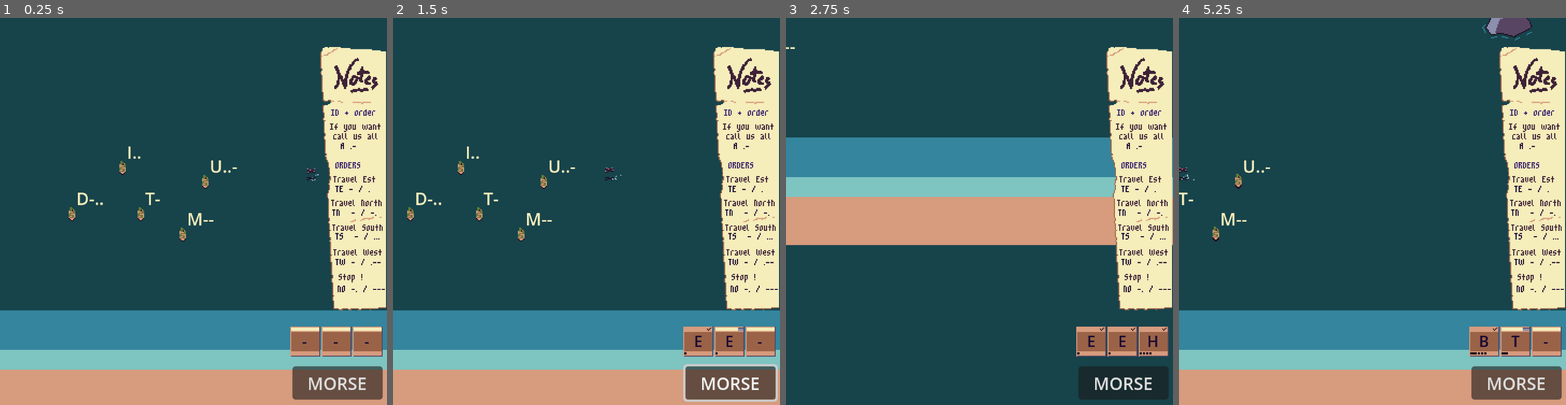
Above: before the commit, frames 1-4 (left to right).
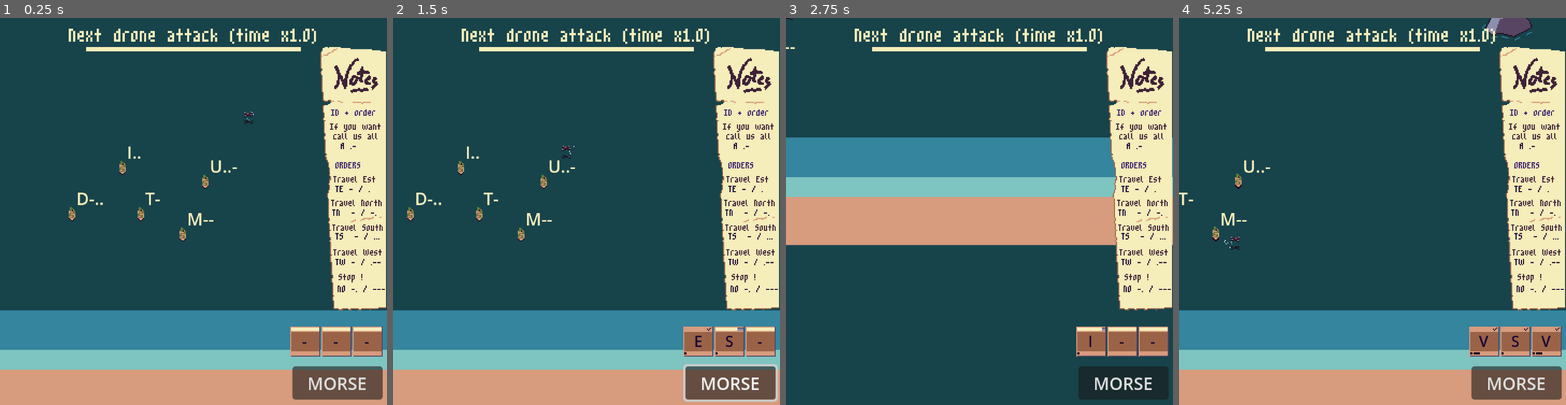
Above: after the commit, the same moments.

Repository: Mugule/LD60
Game: Godot game, scene res://Level/level.tscn
The game is run twice, just before and just after one commit, with the same random seed, the same clock (stepped at 60 frames per second) and the same inputs. This scene is started directly instead of the project's main scene.
Inputs (mouse positions are in pixels of both pictures, inside the frame that each line leads up to):
- Up to frame 1 (0.25 s): no input
- Up to frame 2 (1.5 s): click "MORSE" at 0.5 s; tap Enter (ui_accept) at 1.25 s; move the mouse to (671, 192) at 1.27 s; hold Right (ui_right) from 1.28 s (still down); hold Enter (ui_accept) from 1.28 s (still down)
- Up to frame 3 (2.75 s): move the mouse to (902, 230) at 2.02 s; release Right (ui_right) at 2.03 s; release Enter (ui_accept) at 2.03 s; hold Down (ui_down) from 2.03 s (still down); click (902, 230) at 2.1 s; tap Enter (ui_accept) at 2.27, 2.3, 2.57 s
- Up to frame 4 (5.25 s): move the mouse to (1411, 126) at 2.77 s; release Down (ui_down) at 2.78 s; hold Right (ui_right) 2.78-3.53 s; hold Enter (ui_accept) 2.78-3.53 s; move the mouse to (1353, 288) at 3.52 s; hold Up (ui_up) 3.53-4.28 s; click (1353, 288) at 3.6 s; tap Enter (ui_accept) at 3.77, 3.8, 4.07 s; move the mouse to (1488, 269) at 4.27 s; hold Enter (ui_accept) 4.28-5.03 s; hold Left (ui_left) from 4.28 s (still down); move the mouse to (1256, 153) at 5.02 s; click (1256, 153) at 5.1 s

The runs differ from the first frame. In frame 1, 1.5% of the frame differs, in the area x 17-83%, y 2-43%; in frame 2, 1.5%; in frame 3, 1.7%; in frame 4, 1.8%, in the area x 0-99%, y 2-87%.

Commit message:
I broke everything I want to die

Diff:
--- a/Level/biper.gd
+++ b/Level/biper.gd
@@ -4,8 +4,11 @@
 var time_pressed : float = 0.0
 var bip_pressed : bool = false
 var bip_just_released : bool = false
+var tah_emited : bool = false
 
-signal bip(String)
+signal ti
+signal tah
+signal bip_end
 
 func _ready():
 	button_down.connect(on_pressed)
@@ -14,26 +17,30 @@
 func _process(delta):
 	# Please do not use ui_accept in real game. I'm just a lazy boy
 	# PRESSED
-	if bip_just_released:
-		bip_just_released = false
-		bip_pressed = false
-		# Add short or long
-		if time_pressed < MorseGlobal.short_time :
-			bip.emit(".")
-		else :
-			bip.emit("-")
-		# Reset
-		time_pressed = 0.0
-	elif bip_pressed :
+	if bip_pressed :
 		time_pressed += delta
+		if !tah_emited :
+			if time_pressed > MorseGlobal.short_time :
+				tah_emited = false
+				bip_pressed = false
+				tah.emit()
 
 func _input(event):
 	if event.is_action_pressed("ui_accept") :
-		bip_pressed = true
+		ti_emit()
 	elif event.is_action_released("ui_accept") :
-		bip_just_released = true
+		bip_released()
 
 func on_pressed():
+	ti_emit()
+func on_released():
+	bip_released()
+
+func bip_released():
+	bip_end.emit()
+	bip_pressed = false
+	time_pressed = 0.0
+func ti_emit():
+	tah_emited = false
 	bip_pressed = true
-func on_released():
-	bip_just_released = true
+	ti.emit()
--- a/Level/letter.gd
+++ b/Level/letter.gd
@@ -24,7 +24,7 @@
 		var ratio : float = timer.time_left / MorseGlobal.space_time
 		timer_bar.size.x = ratio * 26
 
-func reset():
+func reset(): # Parent reset the letter
 	active = false
 	index = 0
 	timer.wait_time = MorseGlobal.space_time
@@ -35,26 +35,32 @@
 		b.hide()
 	checkmark.hide()
 
-func add_bip(bip : String):
-	# (re)start timer
-	start_timer()
-	# Show titah
-	current += bip
-	if bip == "." :
-		bips.get_node("Ti"+str(index)).show()
-	elif bip == "-" :
+func ti():
+	current += "."
+	bips.get_node("Ti"+str(index)).show()
+	update_letter()
+
+func tah():
+	if current.length() > 0 :
+		current[-1] = "-"
+		bips.get_node("Ti"+str(index)).hide()
 		bips.get_node("Ta"+str(index)).show()
-	# Increment
-	index += 1
-	# PRESHOW LETTER
+		update_letter()
+
+func update_letter():
 	if MorseGlobal.letters.has(current) :
 		result = MorseGlobal.letters[current]
 	else :
 		result = "?"
 	letter_node.text = result
-	# IF FULL CHECK
+
+func bip_end():
+	timer.stop()
+	index += 1
 	if index == 4 :
 		check()
+	if bips.get_node("Ti0").visible or bips.get_node("Ta0").visible : # Sry about this
+		start_timer()
 
 func start_timer():
 	active = true
--- a/Level/letter_container.gd
+++ b/Level/letter_container.gd
@@ -27,11 +27,19 @@
 	actual_word = ''
 	can_take_order = take_order_after_reset
 
-func add_bip(bip : String) :
+func ti():
 	if actual_index == 3 :
 		reset_all()
 	if can_take_order :
-		actual_letter.add_bip(bip)
+		actual_letter.ti()
+
+func tah():
+	if can_take_order :
+		actual_letter.tah()
+
+func bip_end():
+	if can_take_order :
+		actual_letter.bip_end()
 
 func on_letter_valid(letter : String):
 	can_take_order = false # Parent will reset it
--- a/Level/level.tscn
+++ b/Level/level.tscn
@@ -142,8 +142,11 @@
 [node name="Drones" type="Node2D" parent="World" unique_id=1255335364]
 y_sort_enabled = true
 
-[node name="Drone" parent="World/Drones" unique_id=164660705 instance=ExtResource("7_1p6h5")]
-position = Vector2(117, -29)
+[node name="Drone" parent="World/Drones" unique_id=164660705 node_paths=PackedStringArray("target") instance=ExtResource("7_1p6h5")]
+position = Vector2(55, -88)
+target = NodePath("../../Boats/M")
+
+[node name="DeadBodies" type="Node2D" parent="World" unique_id=2061245776]
 
 [node name="Camera2D" type="Camera2D" parent="." unique_id=486463483]
 position_smoothing_speed = 1.0
@@ -342,3 +345,30 @@
 theme_override_fonts/font = ExtResource("13_q47le")
 theme_override_font_sizes/font_size = 16
 text = "NO -. / ---"
+
+[node name="Drone" type="Label" parent="Hero" unique_id=1300383996]
+anchors_preset = 5
+anchor_left = 0.5
+anchor_right = 0.5
+offset_left = -180.0
+offset_right = 180.0
+offset_bottom = 26.0
+grow_horizontal = 2
+theme_override_colors/font_color = Color(0.9607843, 0.92941177, 0.7294118, 1)
+theme_override_fonts/font = ExtResource("13_q47le")
+theme_override_font_sizes/font_size = 32
+text = "Next drone attack (time x1.0)"
+horizontal_alignment = 1
+
+[node name="ColorRect" type="ColorRect" parent="Hero/Drone" unique_id=503870453]
+layout_mode = 1
+anchors_preset = 5
+anchor_left = 0.5
+anchor_right = 0.5
+offset_left = -100.0
+offset_top = 27.0
+offset_right = 100.0
+offset_bottom = 31.0
+grow_horizontal = 2
+pivot_offset_ratio = Vector2(0.5, 0.5)
+color = Color(0.9607843, 0.92941177, 0.7294118, 1)
--- /dev/null
+++ b/Objects/attack.tscn
@@ -0,0 +1,126 @@
+[gd_scene format=3 uid="uid://bt3calj7qp4ax"]
+
+[ext_resource type="Texture2D" uid="uid://1al4f48eelui" path="res://Aseprite/objects/attack.png" id="1_p5534"]
+
+[sub_resource type="AtlasTexture" id="AtlasTexture_hf52d"]
+atlas = ExtResource("1_p5534")
+region = Rect2(64, 0, 32, 32)
+
+[sub_resource type="AtlasTexture" id="AtlasTexture_l8d8m"]
+atlas = ExtResource("1_p5534")
+region = Rect2(96, 0, 32, 32)
+
+[sub_resource type="AtlasTexture" id="AtlasTexture_615th"]
+atlas = ExtResource("1_p5534")
+region = Rect2(128, 0, 32, 32)
+
+[sub_resource type="AtlasTexture" id="AtlasTexture_lxeoe"]
+atlas = ExtResource("1_p5534")
+region = Rect2(160, 0, 32, 32)
+
+[sub_resource type="AtlasTexture" id="AtlasTexture_x885b"]
+atlas = ExtResource("1_p5534")
+region = Rect2(192, 0, 32, 32)
+
+[sub_resource type="AtlasTexture" id="AtlasTexture_a7hqj"]
+atlas = ExtResource("1_p5534")
+region = Rect2(224, 0, 32, 32)
+
+[sub_resource type="AtlasTexture" id="AtlasTexture_0cgir"]
+atlas = ExtResource("1_p5534")
+region = Rect2(256, 0, 32, 32)
+
+[sub_resource type="AtlasTexture" id="AtlasTexture_bhlyv"]
+atlas = ExtResource("1_p5534")
+region = Rect2(288, 0, 32, 32)
+
+[sub_resource type="AtlasTexture" id="AtlasTexture_e5c7q"]
+atlas = ExtResource("1_p5534")
+region = Rect2(320, 0, 32, 32)
+
+[sub_resource type="AtlasTexture" id="AtlasTexture_y8bwu"]
+atlas = ExtResource("1_p5534")
+region = Rect2(352, 0, 32, 32)
+
+[sub_resource type="AtlasTexture" id="AtlasTexture_niw4a"]
+atlas = ExtResource("1_p5534")
+region = Rect2(384, 0, 32, 32)
+
+[sub_resource type="AtlasTexture" id="AtlasTexture_huuce"]
+atlas = ExtResource("1_p5534")
+region = Rect2(416, 0, 32, 32)
+
+[sub_resource type="AtlasTexture" id="AtlasTexture_7tl7e"]
+atlas = ExtResource("1_p5534")
+region = Rect2(0, 0, 32, 32)
+
+[sub_resource type="AtlasTexture" id="AtlasTexture_emoea"]
+atlas = ExtResource("1_p5534")
+region = Rect2(32, 0, 32, 32)
+
+[sub_resource type="SpriteFrames" id="SpriteFrames_8em4n"]
+animations = [{
+"frames": [{
+"duration": 1.0,
+"texture": SubResource("AtlasTexture_hf52d")
+}, {
+"duration": 1.0,
+"texture": SubResource("AtlasTexture_l8d8m")
+}, {
+"duration": 1.0,
+"texture": SubResource("AtlasTexture_615th")
+}, {
+"duration": 1.0,
+"texture": SubResource("AtlasTexture_lxeoe")
+}, {
+"duration": 1.0,
+"texture": SubResource("AtlasTexture_x885b")
+}, {
+"duration": 1.0,
+"texture": SubResource("AtlasTexture_a7hqj")
+}, {
+"duration": 1.0,
+"texture": SubResource("AtlasTexture_0cgir")
+}, {
+"duration": 1.0,
+"texture": SubResource("AtlasTexture_bhlyv")
+}, {
+"duration": 1.0,
+"texture": SubResource("AtlasTexture_e5c7q")
+}, {
+"duration": 1.0,
+"texture": SubResource("AtlasTexture_y8bwu")
+}],
+"loop": true,
+"name": &"boom",
+"speed": 20.0
+}, {
+"frames": [{
+"duration": 1.0,
+"texture": SubResource("AtlasTexture_niw4a")
+}, {
+"duration": 1.0,
+"texture": SubResource("AtlasTexture_huuce")
+}],
+"loop": true,
+"name": &"dead",
+"speed": 3.0
+}, {
+"frames": [{
+"duration": 1.0,
+"texture": SubResource("AtlasTexture_7tl7e")
+}, {
+"duration": 1.0,
+"texture": SubResource("AtlasTexture_emoea")
+}],
+"loop": true,
+"name": &"pew",
+"speed": 5.0
+}]
+
+[node name="Attack" type="Node2D" unique_id=1303781512]
+
+[node name="AnimatedSprite2D" type="AnimatedSprite2D" parent="." unique_id=214138168]
+position = Vector2(0, -1)
+sprite_frames = SubResource("SpriteFrames_8em4n")
+animation = &"boom"
--- a/Objects/boat.gd
+++ b/Objects/boat.gd
@@ -40,18 +40,34 @@
 		else :
 			actual_direction = orders[new_order]
 			actual_speed = speed_1
-		# Collision and particules
+		# Collision and Keep actual collision
 		if actual_direction == Vector2.ZERO :
 			particule.emitting = false
-			# Keep actual collision
-		elif actual_direction.x != 0 :
+		# Particules and check collision
+		if actual_direction == Vector2.UP : # NORTH
+			horizontal_collision_shape.disabled = false
+			vertical_collision_shape.disabled = true
 			particule.emitting = true
+			particule.direction = Vector2(0,1)
+			particule.position = Vector2(0,6)
+		elif actual_direction == Vector2.DOWN : # SOUTH
+			horizontal_collision_shape.disabled = false
+			vertical_collision_shape.disabled = true
+			particule.emitting = true
+			particule.direction = Vector2(0,-1)
+			particule.position = Vector2(0,-4)
+		elif actual_direction == Vector2.LEFT : # EAST
 			horizontal_collision_shape.disabled = true
 			vertical_collision_shape.disabled = false
-		else :
 			particule.emitting = true
-			horizontal_collision_shape.disabled = false
-			vertical_collision_shape.disabled = true
+			particule.direction = Vector2(-1,-0.5)
+			particule.position = Vector2(6,3)
+		elif actual_direction == Vector2.RIGHT : # WEST
+			horizontal_collision_shape.disabled = true
+			vertical_collision_shape.disabled = false
+			particule.emitting = true
+			particule.direction = Vector2(1,-0.5)
+			particule.position = Vector2(-6,3)
 		# Animation
 		if new_order in sprite.sprite_frames.get_animation_names() :
 			sprite.play(new_order)
--- a/Objects/boat.tscn
+++ b/Objects/boat.tscn
@@ -98,10 +98,12 @@
 script = ExtResource("1_jnrec")
 
 [node name="Sprite" type="AnimatedSprite2D" parent="." unique_id=297426315]
+position = Vector2(0, 2)
 sprite_frames = SubResource("SpriteFrames_ur235")
 animation = &"TE"
 autoplay = "TS"
-frame_progress = 0.4989411
+frame_progress = 0.92241585
+offset = Vector2(0, -2)
 
 [node name="Id" type="Label" parent="." unique_id=1662204354]
 offset_left = 4.0
--- a/Objects/drone.gd
+++ b/Objects/drone.gd
@@ -1,7 +1,41 @@
 class_name Drone extends Node2D
 
+@onready var area_2d : Area2D = $Area2D
+@onready var sprite : AnimatedSprite2D = $AnimatedSprite2D
+
+
+@export var target : Boat
+var attacking : bool = true
+
 @export var speed : float = 30
-var direction : Vector2 = Vector2.ZERO
+var target_pos : Vector2 = Vector2.ZERO
+var origin_spawn : Vector2 = Vector2(300,300)
 
-func _process(delta):
-	position += Vector2(-1,0) * delta * 30
+signal attack()
+
+func _ready():
+	area_2d.area_entered.connect(on_area_entered)
+
+func _physics_process(delta):
+	if attacking :
+		if target is Boat :
+			target_pos = target.global_position
+	var direction : Vector2 = position.direction_to(target_pos)
+	if direction.x > 0.5 :
+		sprite.play("side")
+		sprite.flip_h = true
+	elif direction.x < -0.5 :
+		sprite.play("side")
+		sprite.flip_h = false
+	elif direction.y > 0 :
+		sprite.play("down")
+	else :
+		sprite.play("up")
+	position += direction * (delta * speed)
+
+func on_area_entered(area : Area2D):
+	if area.get_parent() == target :
+		attacking = false
+		await get_tree().create_timer(0.4).timeout
+		target_pos = origin_spawn
+		attack.emit()
--- a/Objects/drone.tscn
+++ b/Objects/drone.tscn
@@ -2,6 +2,25 @@
 
 [ext_resource type="Script" uid="uid://cygqitt8h7lcr" path="res://Objects/drone.gd" id="1_j8ubb"]
 [ext_resource type="Texture2D" uid="uid://buj5x4tbw3klj" path="res://Aseprite/objects/drones.png" id="1_qtiyw"]
+
+[sub_resource type="Gradient" id="Gradient_j8ubb"]
+colors = PackedColorArray(0.9607843, 0.92941177, 1, 1, 0.20392157, 0.52156866, 0.6156863, 1)
+
+[sub_resource type="AtlasTexture" id="AtlasTexture_j2i4t"]
+atlas = ExtResource("1_qtiyw")
+region = Rect2(168, 0, 24, 24)
+
+[sub_resource type="AtlasTexture" id="AtlasTexture_8goe8"]
+atlas = ExtResource("1_qtiyw")
+region = Rect2(144, 0, 24, 24)
+
+[sub_resource type="AtlasTexture" id="AtlasTexture_pv8iu"]
+atlas = ExtResource("1_qtiyw")
+region = Rect2(120, 0, 24, 24)
+
+[sub_resource type="AtlasTexture" id="AtlasTexture_xpdp1"]
+atlas = ExtResource("1_qtiyw")
+region = Rect2(96, 0, 24, 24)
 
 [sub_resource type="AtlasTexture" id="AtlasTexture_j8ubb"]
 atlas = ExtResource("1_qtiyw")
@@ -19,8 +38,41 @@
 atlas = ExtResource("1_qtiyw")
 region = Rect2(72, 0, 24, 24)
 
+[sub_resource type="AtlasTexture" id="AtlasTexture_lnn1p"]
+atlas = ExtResource("1_qtiyw")
+region = Rect2(192, 0, 24, 24)
+
+[sub_resource type="AtlasTexture" id="AtlasTexture_jkg4g"]
+atlas = ExtResource("1_qtiyw")
+region = Rect2(216, 0, 24, 24)
+
+[sub_resource type="AtlasTexture" id="AtlasTexture_0322n"]
+atlas = ExtResource("1_qtiyw")
+region = Rect2(240, 0, 24, 24)
+
+[sub_resource type="AtlasTexture" id="AtlasTexture_prfec"]
+atlas = ExtResource("1_qtiyw")
+region = Rect2(264, 0, 24, 24)
+
 [sub_resource type="SpriteFrames" id="SpriteFrames_j2i4t"]
 animations = [{
+"frames": [{
+"duration": 1.0,
+"texture": SubResource("AtlasTexture_j2i4t")
+}, {
+"duration": 1.0,
+"texture": SubResource("AtlasTexture_8goe8")
+}, {
+"duration": 1.0,
+"texture": SubResource("AtlasTexture_pv8iu")
+}, {
+"duration": 1.0,
+"texture": SubResource("AtlasTexture_xpdp1")
+}],
+"loop": true,
+"name": &"down",
+"speed": 11.0
+}, {
 "frames": [{
 "duration": 1.0,
 "texture": SubResource("AtlasTexture_j8ubb")
@@ -35,25 +87,33 @@
 "texture": SubResource("AtlasTexture_nrc82")
 }],
 "loop": true,
-"name": &"default",
+"name": &"side",
 "speed": 10.0
+}, {
+"frames": [{
+"duration": 1.0,
+"texture": SubResource("AtlasTexture_lnn1p")
+}, {
+"duration": 1.0,
+"texture": SubResource("AtlasTexture_jkg4g")
+}, {
+"duration": 1.0,
+"texture": SubResource("AtlasTexture_0322n")
+}, {
+"duration": 1.0,
+"texture": SubResource("AtlasTexture_prfec")
+}],
+"loop": true,
+"name": &"up",
+"speed": 11.0
 }]
 
-[sub_resource type="Gradient" id="Gradient_j8ubb"]
-colors = PackedColorArray(0.9607843, 0.92941177, 1, 1, 0.20392157, 0.52156866, 0.6156863, 1)
-
 [sub_resource type="CircleShape2D" id="CircleShape2D_isdyx"]
-radius = 4.0
+radius = 2.0
 
 [node name="Drone" type="Node2D" unique_id=164660705]
 y_sort_enabled = true
 script = ExtResource("1_j8ubb")
-
-[node name="AnimatedSprite2D" type="AnimatedSprite2D" parent="." unique_id=2042932028]
-position = Vector2(1, -4)
-sprite_frames = SubResource("SpriteFrames_j2i4t")
-autoplay = "default"
-frame_progress = 0.12700313
 
 [node name="CPUParticles2D" type="CPUParticles2D" parent="." unique_id=1469229906]
 y_sort_enabled = true
@@ -68,6 +128,13 @@
 initial_velocity_max = 20.0
 color_initial_ramp = SubResource("Gradient_j8ubb")
 
+[node name="AnimatedSprite2D" type="AnimatedSprite2D" parent="." unique_id=2042932028]
+sprite_frames = SubResource("SpriteFrames_j2i4t")
+animation = &"down"
+autoplay = "side"
+frame_progress = 0.08188133
+offset = Vector2(1, -4)
+
 [node name="Area2D" type="Area2D" parent="." unique_id=1968752005]
 
 [node name="CollisionShape2D" type="CollisionShape2D" parent="Area2D" unique_id=651214015]
--- a/Objects/hero.gd
+++ b/Objects/hero.gd
@@ -6,7 +6,9 @@
 signal valid_word(word:String)
 
 func _ready():
-	biper.bip.connect(letters_container.add_bip)
+	biper.ti.connect(letters_container.ti)
+	biper.tah.connect(letters_container.tah)
+	biper.bip_end.connect(letters_container.bip_end)
 	letters_container.valid_word.connect(on_valid_word)
 
 func on_valid_word(word : String):
Binary file added: Aseprite/objects/attack.aseprite
Binary file added: Aseprite/objects/attack.png
Not shown, added: Aseprite/objects/attack.png.import
Binary file changed: Aseprite/objects/drones.aseprite
Binary file changed: Aseprite/objects/drones.png
Not shown, added: Objects/drone.tscn47711335187.tmp
